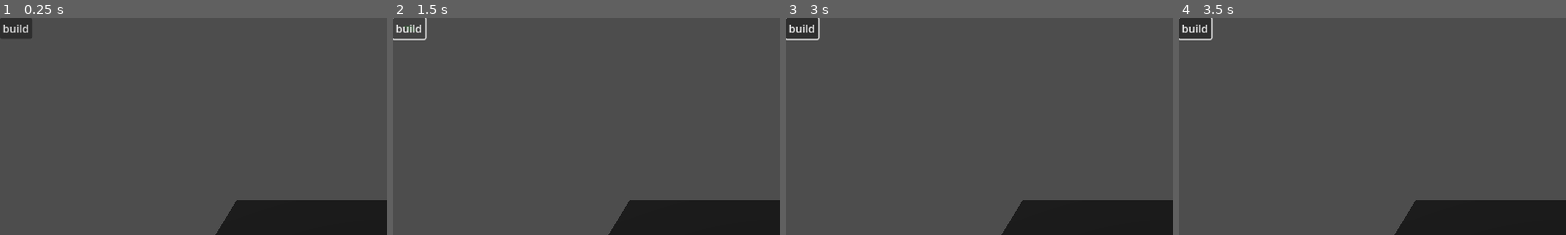
Above: before the commit, frames 1-4 (left to right).
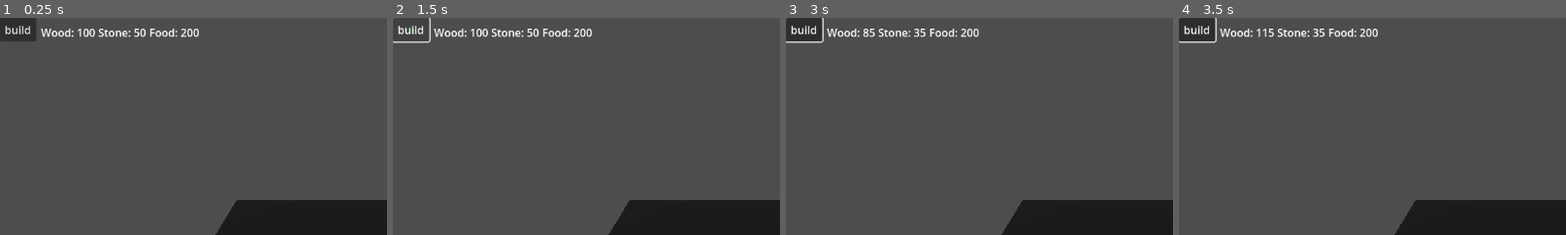
Above: after the commit, the same moments.

Repository: Erpurr/Settlers
Game: Godot game, scene res://scenes/Main.tscn
Two runs of this game, one before a commit and one after it. Both use one fixed random seed, a clock stepped at 60 frames per second and the inputs below.
Inputs (mouse positions are % of the whole screen's width and height, from its top left):
- Up to frame 1 (0.25 s): no input
- Up to frame 2 (1.5 s): click "build" at 0.5 s; click "build" at 1.25 s
- Up to frame 3 (3 s): click "build" at 2 s; tap Enter (ui_accept) at 2.75 s; move the mouse to (72, 45) at 2.77 s; hold Space (ui_select) from 2.78 s (still down); click (72, 45) at 2.92 s
- Up to frame 4 (3.5 s): keep holding Space (ui_select); tap Enter (ui_accept) at 3.02, 3.05, 3.32 s
The pictures show only the part of the screen within x 0-50%, y 0-50%; the shares and areas given below are measured in that part.

The runs differ from the first frame. In frame 1, 1.2% of the frame differs, in the area x 0-52%, y 0-11%; in frame 2, 1.3%; in frame 3, 1.4%, in the area x 0-50%, y 0-12%; in frame 4, 1.4%.

Commit message:
Resource Manager virkandi
- buildingPlacer checkar hvort það séu til nóg af resourcum og tekur frá ef hægt, annars kemur error
- Temp debug script komið fyrir ResourceManager
- Temp labels fyrir resources komið

Diff:
--- a/Game/project.godot
+++ b/Game/project.godot
@@ -18,6 +18,8 @@
 [autoload]
 
 Gridmap="*res://scripts/GridMap.gd"
+ResourceManager="*res://scripts/ResourceManager.gd"
+DebugResource="*res://scripts/Debug/DebugResource.gd"
 
 [input]
 
--- a/Game/scenes/Main.tscn
+++ b/Game/scenes/Main.tscn
@@ -1,8 +1,9 @@
-[gd_scene load_steps=8 format=3 uid="uid://cxs8vk71h5okf"]
+[gd_scene load_steps=9 format=3 uid="uid://cxs8vk71h5okf"]
 
 [ext_resource type="Script" uid="uid://uj6xf3xnwt6f" path="res://scripts/camera.gd" id="1_elqb8"]
 [ext_resource type="Script" uid="uid://c6dfxeql122p3" path="res://scripts/BuildingPlacer.gd" id="2_rvslj"]
 [ext_resource type="PackedScene" uid="uid://eedvdhb8ruco" path="res://scenes/buildings/house.tscn" id="3_0bbpv"]
+[ext_resource type="Script" uid="uid://dhml4t0wmfuxd" path="res://scripts/ui/HUD.gd" id="4_vcsgt"]
 
 [sub_resource type="WorldBoundaryShape3D" id="WorldBoundaryShape3D_0bbpv"]
 
@@ -57,12 +58,28 @@
 camera = NodePath("../CameraRig/Elevation/Camera3D")
 
 [node name="HUD" type="CanvasLayer" parent="."]
+script = ExtResource("4_vcsgt")
 
 [node name="BuildButton" type="Button" parent="HUD"]
-offset_right = 8.0
-offset_bottom = 8.0
+offset_right = 54.0
+offset_bottom = 35.0
 text = "build
 "
 script = SubResource("GDScript_0bbpv")
 
+[node name="HBoxContainer" type="HBoxContainer" parent="HUD"]
+offset_left = 61.0
+offset_top = 2.0
+offset_right = 101.0
+offset_bottom = 42.0
+
+[node name="WoodLabel" type="Label" parent="HUD/HBoxContainer"]
+layout_mode = 2
+
+[node name="StoneLabel" type="Label" parent="HUD/HBoxContainer"]
+layout_mode = 2
+
+[node name="FoodLabel" type="Label" parent="HUD/HBoxContainer"]
+layout_mode = 2
+
 [connection signal="pressed" from="HUD/BuildButton" to="BuildingPlacer" method="_on_build_button_pressed"]
--- a/Game/scripts/BuildingPlacer.gd
+++ b/Game/scripts/BuildingPlacer.gd
@@ -14,10 +14,9 @@
 	print(1)
 	start_placement()
 
-# Called when the node enters the scene tree for the first time.
 func _ready() -> void:
 	pass
-# Called every frame. 'delta' is the elapsed time since the previous frame.
+
 func _process(_delta: float) -> void:
 	if _is_placing:
 		_update_ghost()
@@ -51,7 +50,6 @@
 
 func _update_ghost() -> void:
 	var ground_pos := _raycast_to_ground()
-	print("ground_pos: ", ground_pos)
 	if ground_pos == Vector3.ZERO:
 		return
 
@@ -76,7 +74,9 @@
 	var building: Node3D = building_scene.instantiate()
 	get_tree().current_scene.add_child(building)
 	building.global_position = snapped
-	building.initialize(cell)
+
+	if not building.initialize(cell):
+		print("Not enough resources.")
 
 func _raycast_to_ground() -> Vector3:
 	var mouse_pos := get_viewport().get_mouse_position()
--- a/Game/scripts/Buildings/Building.gd
+++ b/Game/scripts/Buildings/Building.gd
@@ -2,9 +2,17 @@
 
 var grid_cell: Vector2i
 
-func initialize(cell: Vector2i) -> void:
+func get_cost() -> Dictionary:
+	return {"wood": 10, "stone": 15}
+
+func initialize(cell: Vector2i) -> bool:
+	# Cancelar ef það eru ekki til nóg resources/materials
+	if not ResourceManager.spend_multiple(get_cost()):
+		queue_free()
+		return false
 	grid_cell = cell
 	Gridmap.occupy_cell(cell, self)
+	return true
 
 func _exit_tree() -> void:
 	Gridmap.free_cell(grid_cell)
--- /dev/null
+++ b/Game/scripts/Debug/DebugResource.gd
@@ -0,0 +1,9 @@
+extends Node
+
+func _input(event: InputEvent) -> void:
+	if event.is_action_pressed("ui_accept"):
+		ResourceManager.add("wood", 10)
+		print("Wood: ", ResourceManager.get_amount("wood"))
+	if event.is_action_pressed("ui_select"):
+		var success := ResourceManager.spend("wood", 25)
+		print("Spent wood: ",success)
--- a/Game/scripts/ResourceManager.gd
+++ b/Game/scripts/ResourceManager.gd
@@ -1,6 +1,6 @@
 extends Node
 
-signal resource_changed(resource_type: String, new_amount: int)
+signal resources_changed(resource_type: String, new_amount: int)
 signal resource_empty(resource_type: String)
 
 var resources = {
@@ -25,7 +25,7 @@
 	if not has_enough(type, amount):
 		return false
 		print("Unknown resource type: " + type)
-	resources[type] += amount
+	resources[type] -= amount
 	emit_signal("resources_changed", type, resources[type])
 	if resources[type] <= 0:
 		emit_signal("resources_empty", type)
--- /dev/null
+++ b/Game/scripts/ui/HUD.gd
@@ -0,0 +1,18 @@
+extends CanvasLayer
+
+@onready var wood_label:  Label = $HBoxContainer/WoodLabel
+@onready var stone_label: Label = $HBoxContainer/StoneLabel
+@onready var food_label:  Label = $HBoxContainer/FoodLabel
+
+# Called when the node enters the scene tree for the first time.
+func _ready() -> void:
+	ResourceManager.resources_changed.connect(_on_resources_changed)
+	_refresh_all()
+
+func _on_resources_changed(_type: String, _amount: int) -> void:
+	_refresh_all()
+
+func _refresh_all() -> void:
+	wood_label.text = "Wood: " + str(ResourceManager.get_amount("wood"))
+	stone_label.text = "Stone: " + str(ResourceManager.get_amount("stone"))
+	food_label.text = "Food: " + str(ResourceManager.get_amount("food"))
Not shown, added: Game/scripts/Debug/DebugResource.gd.uid
Not shown, added: Game/scripts/ui/HUD.gd.uid
